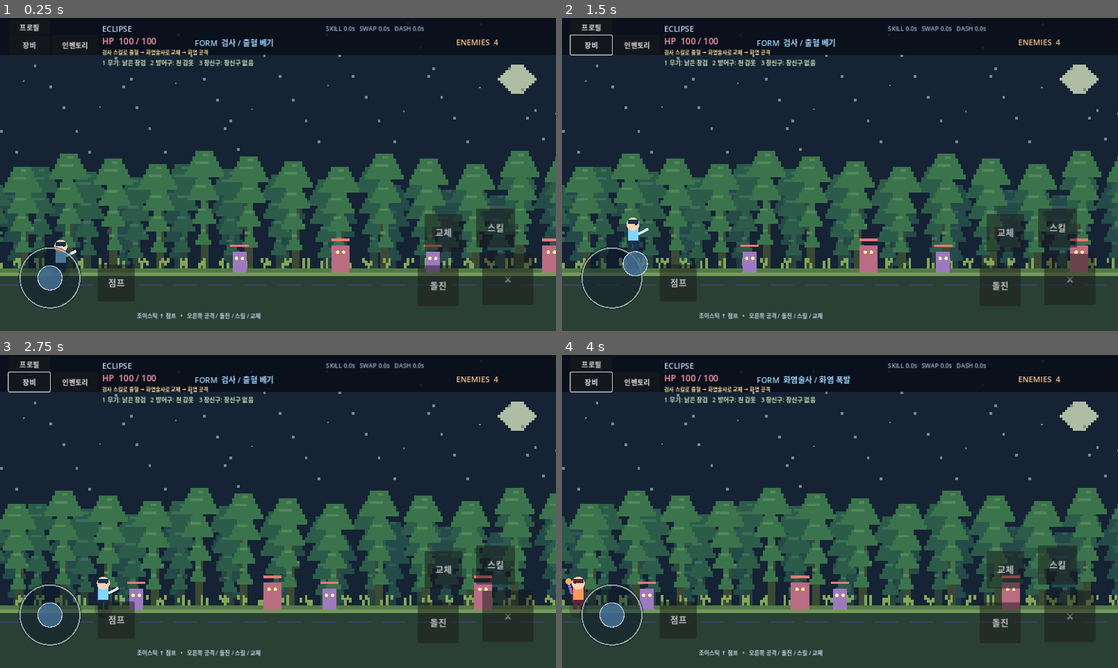
Above: before the commit, frames 1-4 (two rows, left to right).
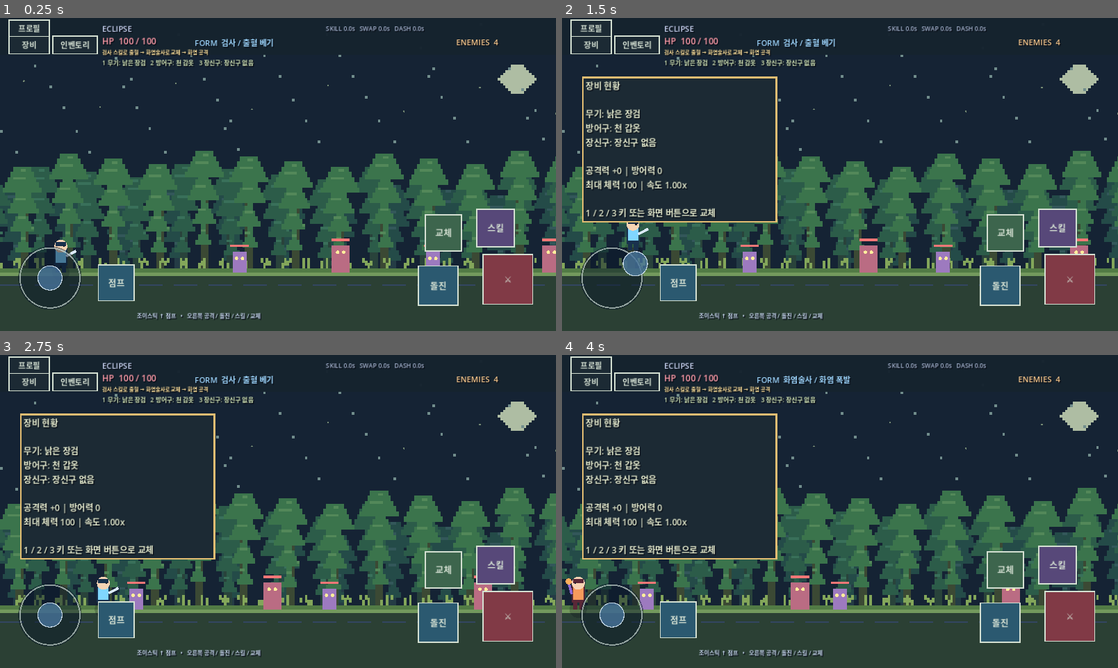
Above: after the commit, the same moments.

Repository: ogw07222-tech/eclipse
Game: Godot game, scene res://scenes/main.tscn
Same seed, same stepped clock (60 frames per second), same inputs: the game is played once before the commit and once after it.
Inputs (mouse positions are in pixels of both pictures, inside the frame that each line leads up to):
- Up to frame 1 (0.25 s): no input
- Up to frame 2 (1.5 s): click "장비" at 0.5 s; tap Enter at 1.25 s; drag from (612, 277) to (895, 105) at 1.27 s
- Up to frame 3 (2.75 s): drag from (166, 527) to (250, 574) at 2.02 s
- Up to frame 4 (4 s): move the mouse to (895, 442) at 2.77 s; hold A (left) 2.78-3.5 s; tap L (swap) at 2.85 s; drag from (812, 574) to (673, 464) at 3.52 s

The runs differ from the first frame. In frame 1, 6.3% of the frame differs, in the area x 1-96%, y 0-97%; in frame 2, 14%; in frame 3, 14%; in frame 4, 14%.

Commit message:
style: apply Design Guideline 1 to all Android HUD controls and panels

Diff:
--- a/scripts/game.gd
+++ b/scripts/game.gd
@@ -3,6 +3,7 @@
 const PlayerScript = preload("res://scripts/player.gd")
 const ForestScript = preload("res://scripts/forest_background.gd")
 const JoystickScript = preload("res://scripts/touch_joystick.gd")
+const PixelTheme = preload("res://scripts/pixel_theme.gd")
 const EnemyScript = preload("res://scripts/enemy.gd")
 const ProjectileScript = preload("res://scripts/projectile.gd")
 const WORLD_WIDTH := 1600
@@ -195,13 +196,14 @@
   label.position = xy
   label.add_theme_font_size_override("font_size", size)
   label.add_theme_color_override("font_color", tint)
+  PixelTheme.label(label)
   return label
 
 func _build_hud() -> void:
   hud = CanvasLayer.new()
   add_child(hud)
   var header := ColorRect.new()
-  header.color = Color(0.035, 0.055, 0.1, 0.9)
+  header.color = Color("#15232e", 0.97)
   header.position = Vector2(0, 0)
   header.size = Vector2(1280, 85)
   header.mouse_filter = Control.MOUSE_FILTER_IGNORE
@@ -220,6 +222,7 @@
   inventory_panel.position = Vector2(46,135)
   inventory_panel.custom_minimum_size = Vector2(450,310)
   inventory_panel.visible = false
+  PixelTheme.panel(inventory_panel)
   hud.add_child(inventory_panel)
   inventory_label = _label("",Vector2(20,16),20,Color("#e4eacd"))
   inventory_label.custom_minimum_size = Vector2(400,270)
@@ -229,11 +232,12 @@
   inventory_button.position = Vector2(20,40)
   inventory_button.size = Vector2(95,44)
   inventory_button.pressed.connect(_toggle_inventory)
+  PixelTheme.button(inventory_button)
   hud.add_child(inventory_button)
   var controls := _label("조이스틱 ↑ 점프   •   오른쪽 공격 / 돌진 / 스킬 / 교체", Vector2(315, 674), 13, Color("c7d7ee"))
   hud.add_child(controls)
   overlay = ColorRect.new()
-  overlay.color = Color(0.025, 0.035, 0.065, 0.88)
+  overlay.color = Color("#111a28", 0.94)
   overlay.position = Vector2(0, 0)
   overlay.size = Vector2(1280, 720)
   overlay.visible = false
@@ -247,6 +251,7 @@
   retry.position = Vector2(510, 412)
   retry.size = Vector2(260, 65)
   retry.pressed.connect(_start_round)
+  PixelTheme.button(retry)
   overlay.add_child(retry)
   # Sketch-based Android landscape layout. HUD lives in 1280x720 canvas coordinates.
   var profile_btn := Button.new()
@@ -254,20 +259,24 @@
   profile_btn.position = Vector2(20, 4)
   profile_btn.size = Vector2(95, 34)
   profile_btn.pressed.connect(_toggle_profile)
+  PixelTheme.button(profile_btn)
   hud.add_child(profile_btn)
   profile_panel = PanelContainer.new()
   profile_panel.position = Vector2(120, 12)
   profile_panel.custom_minimum_size = Vector2(245, 145)
   profile_panel.visible = false
+  PixelTheme.panel(profile_panel)
   hud.add_child(profile_panel)
   var profile_text := Label.new()
   profile_text.text = "ECLIPSE 기사\nHP / 전투 형태는 상단 HUD에 표시\n프로필 세부 기능: 추후 업데이트"
+  PixelTheme.label(profile_text)
   profile_panel.add_child(profile_text)
   var inv_btn := Button.new()
   inv_btn.text = "인벤토리"
   inv_btn.position = Vector2(120, 40)
   inv_btn.size = Vector2(105, 44)
   inv_btn.pressed.connect(_toggle_inventory)
+  PixelTheme.button(inv_btn)
   hud.add_child(inv_btn)
 
   mobile_controls = Control.new()
@@ -291,7 +300,8 @@
   button.text = caption
   button.position = xy
   button.size = dimensions
-  button.modulate.a = 0.83
+  button.modulate.a = 1.0
+  PixelTheme.button(button, action)
   button.add_theme_font_size_override("font_size", 20)
   button.button_down.connect(_on_touch_action.bind(action, true))
   button.button_up.connect(_on_touch_action.bind(action, false))
